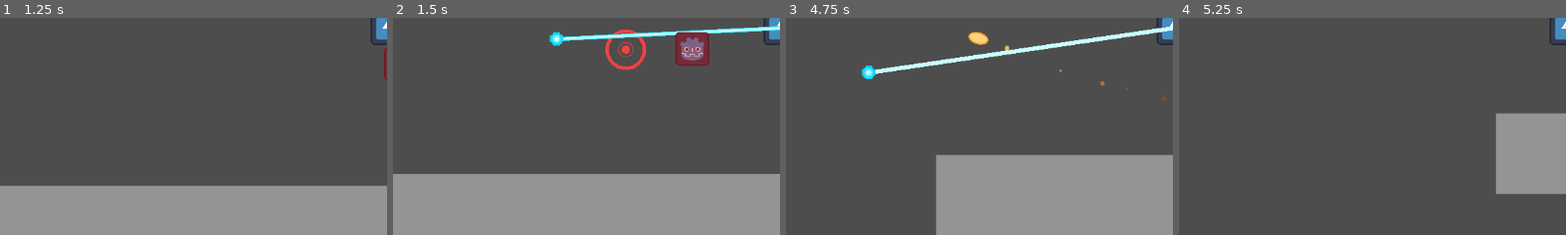
Above: before the commit, frames 1-4 (left to right).
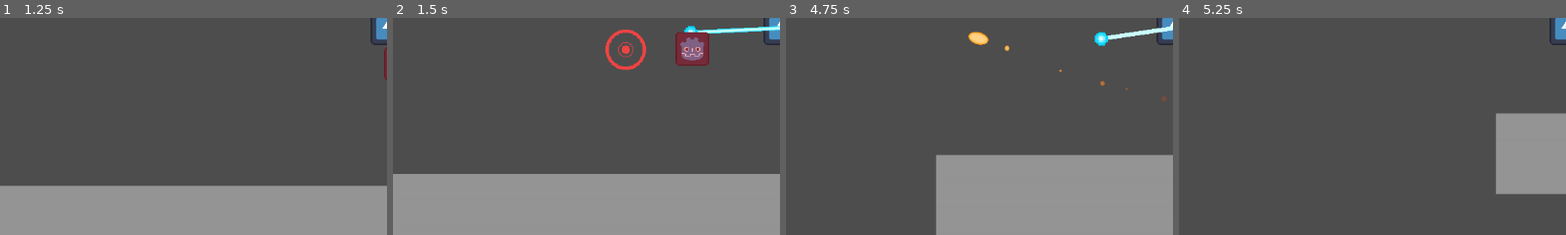
Above: after the commit, the same moments.

Repository: turtlestump/robot-game
Game: Godot game, scene res://Assets/Scenes/test.tscn
Two runs of this game, one before a commit and one after it. Both use one fixed random seed, a clock stepped at 60 frames per second and the inputs below. The engine's default icon, where the game draws it, is replaced by a stand-in: a white triangle on a blue panel in a dark square.
Inputs (mouse positions are % of the whole screen's width and height, from its top left):
- Up to frame 1 (1.25 s): tap Enter at 0.5 s; move the mouse to (72, 45) at 0.52 s; hold D (move_right) from 0.53 s (still down); hold Right mouse button (grapple) from 0.53 s (still down); tap Space (jump) at 0.77 s
- Up to frame 2 (1.5 s): keep holding D (move_right); move the mouse to (30, 55) at 1.27 s; release Right mouse button (grapple) at 1.28 s; right-click (30, 55) at 1.35 s
- Up to frame 3 (4.75 s): tap Space (jump) at 1.52, 3.02, 3.77, 4.52 s; move the mouse to (60, 28) at 2.02 s; release D (move_right) at 2.03 s; hold A (move_left) 2.03-2.78 s; hold Right mouse button (grapple) 2.03-2.78 s; click (60, 28) at 2.1 s; move the mouse to (45, 70) at 2.77 s; hold D (move_right) 2.78-4.28 s; right-click (45, 70) at 2.85 s; move the mouse to (80, 65) at 3.52 s; hold Right mouse button (grapple) 3.53-4.28 s; tap Escape (debug_reset) at 4.15 s; move the mouse to (20, 35) at 4.27 s; hold A (move_left) from 4.28 s (still down); click (20, 35) at 4.35 s; right-click (20, 35) at 4.55 s
- Up to frame 4 (5.25 s): move the mouse to (55, 50) at 5.02 s; release A (move_left) at 5.03 s; hold D (move_right) from 5.03 s (still down); hold Right mouse button (grapple) from 5.03 s (still down)
The pictures show only the part of the screen within x 0-50%, y 48-98%; the shares and areas given below are measured in that part.

Frame 1 is identical in both runs. In frame 2, 0.9% of the frame differs, in the area x 40-79%, y 3-13%; in frame 3, 1.6%, in the area x 19-84%, y 6-29%; in frame 4, nothing differs.

Commit message:
modified level

Diff:
--- a/Assets/Scenes/test.tscn
+++ b/Assets/Scenes/test.tscn
@@ -53,7 +53,13 @@
 position = Vector2(1417, 111)
 
 [node name="Grapple5" parent="GrapplePoints" instance=ExtResource("1_u224g")]
-position = Vector2(-977, 101)
+position = Vector2(627, -280)
+
+[node name="Grapple6" parent="GrapplePoints" instance=ExtResource("1_u224g")]
+position = Vector2(900, -287)
+
+[node name="Grapple7" parent="GrapplePoints" instance=ExtResource("1_u224g")]
+position = Vector2(1085, -493)
 
 [node name="Player" parent="." instance=ExtResource("2_3fuio")]
 position = Vector2(0, -10)
--- a/Assets/Scripts/player.gd
+++ b/Assets/Scripts/player.gd
@@ -3,9 +3,9 @@
 
 const SPEED	= 250.0
 const JUMP_VELOCITY	= -400.0
-const DAMPING = 40.0
+const DAMPING =	40.0
 const AIR_ACCELERATION = 20.0
-const GRAPPLE_BOOST = 200.0
+const GRAPPLE_BOOST	= 200.0
 
 # Prepare aiming / shooting	elements
 @onready var ProjectileScene: PackedScene =	preload("res://Assets/Scenes/projectile.tscn")
@@ -15,7 +15,7 @@
 @export	var	movement_type := MovementType.WALK
 var	grapple_point: Vector2 = Vector2.ZERO
 
-var initial_position: Vector2
+var	initial_position: Vector2
 
 enum MovementType {
 	WALK,
@@ -28,10 +28,11 @@
 func _physics_process(delta: float)	-> void:
 
 	if Input.is_action_just_pressed("debug_reset"):
-		global_position = initial_position
+		global_position	= initial_position
 		velocity = Vector2.ZERO
-		movement_type = MovementType.WALK
+		movement_type =	MovementType.WALK
 		grapple_line.retract(delta)
+		print("Player reset to initial position.")
 
 	if movement_type == MovementType.WALK:
 		# Add the gravity.
@@ -50,7 +51,7 @@
 				if is_on_floor():
 					velocity.x = direction * SPEED
 				else:
-					velocity.x = move_toward(velocity.x, direction * SPEED, AIR_ACCELERATION)
+					velocity.x = move_toward(velocity.x, direction * SPEED,	AIR_ACCELERATION)
 		else:
 			velocity.x = move_toward(velocity.x, 0, DAMPING)
 
@@ -63,9 +64,9 @@
 		var	tangential_velocity	:= velocity.dot(tangent_vector)
 		# Apply	gravity	to the tangential velocity
 		tangential_velocity	+= get_gravity().dot(tangent_vector) * delta
-		# Apply	grapple boost	if the player is holding left/right
-		var	input_direction := Input.get_axis("move_left", "move_right")
-		tangential_velocity += input_direction * GRAPPLE_BOOST * delta
+		# Apply	grapple	boost	if the player is holding left/right
+		var	input_direction	:= Input.get_axis("move_left", "move_right")
+		tangential_velocity	+= input_direction * GRAPPLE_BOOST * delta
 
 		# Apply	tangential velocity	to the player
 		velocity = tangent_vector *	tangential_velocity
@@ -78,17 +79,21 @@
 	if Input.is_action_just_pressed("grapple"):
 		grapple()
 
+	if !Input.is_action_pressed("grapple"):
+		grapple_line.retract(delta)
+
 	# If the grapple input is not held and the player is swinging, release the grapple.
 	if !Input.is_action_pressed("grapple") and movement_type == MovementType.SWING:
 		movement_type =	MovementType.WALK
-		grapple_line.retract(delta)
-		# Add a small boost in the direction of the current velocity
-		velocity += velocity.normalized() * GRAPPLE_BOOST * 0.2
+		grapple_line.retracting = true
+		# Add a	small boost	in the direction of the	current	velocity
+		velocity += velocity.normalized() *	GRAPPLE_BOOST *	0.2
 
 	if movement_type == MovementType.SWING && is_on_floor():
-		# If the player is swinging and touches the ground, switch to WALK mode.
+		# If the player	is swinging	and	touches	the	ground,	switch to WALK mode.
+		print("Landed while swinging, switching to WALK mode.")
 		movement_type =	MovementType.WALK
-		grapple_line.retract(delta)
+		grapple_line.retracting = true
 
 	move_and_slide()
 
